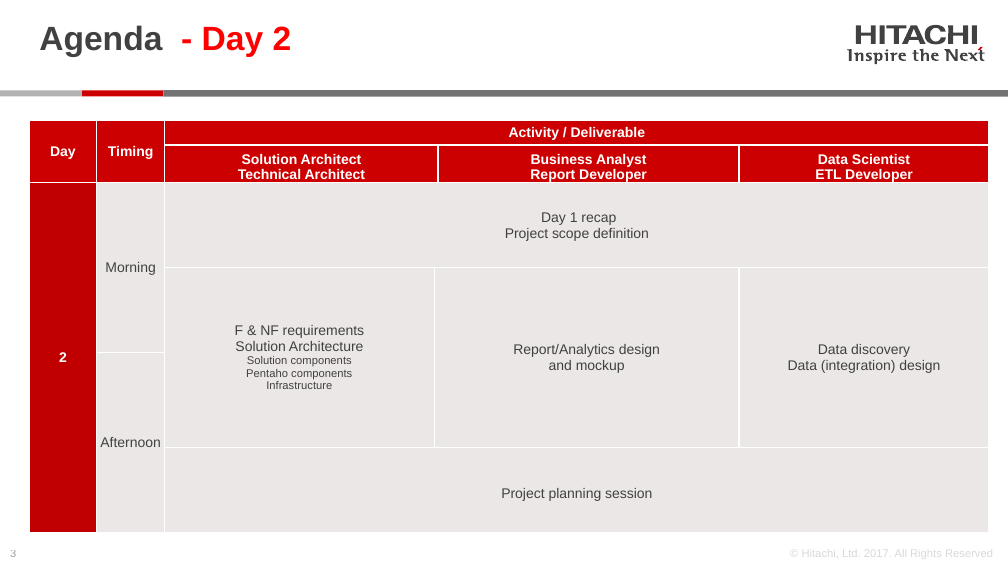
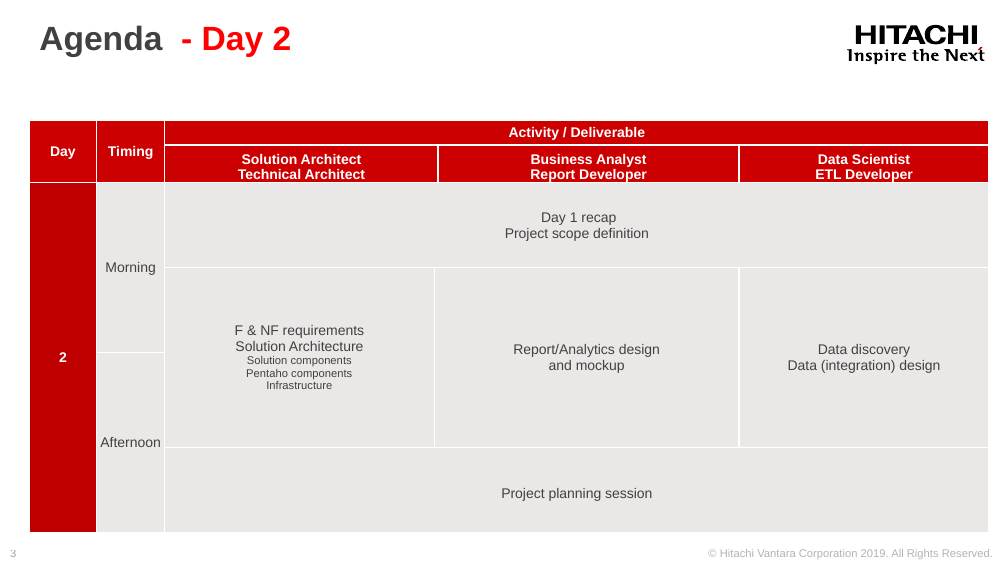
Before and after one commit to jporeilly/Partner-Workshop, a slide deck: slide 3 of Day3/Presentation/Hitachi Vantara - Pentaho Partner - Day 3.pptx. Drawn at 1008x567 pixels with LibreOffice and Linux fonts; fonts in the diff are those of the drawing. Boxes give left, top, right and bottom in pixels: in the first picture for what was removed or moved away, otherwise in the second. Text is boxed around its words. In the diff, an @@ line names an element or a change of style, - is before the commit and + after.

```diff
--- a/Day3/Presentation/Hitachi Vantara - Pentaho Partner - Day 3.pptx
+++ b/Day3/Presentation/Hitachi Vantara - Pentaho Partner - Day 3.pptx
@@ fill #414141 to #000000 in 22 elements at (x1=949, y1=25, x2=969, y2=43), (x1=886, y1=25, x2=906, y2=43), (x1=902, y1=25, x2=925, y2=43), (x1=972, y1=25, x2=977, y2=43), (x1=856, y1=25, x2=876, y2=43), (x1=880, y1=25, x2=885, y2=43), (x1=924, y1=25, x2=946, y2=44), (x1=847, y1=49, x2=852, y2=61), (x1=854, y1=52, x2=863, y2=60), (x1=866, y1=52, x2=872, y2=60), (x1=873, y1=52, x2=883, y2=65), (x1=884, y1=52, x2=888, y2=60), (x1=886, y1=49, x2=889, y2=51), (x1=890, y1=52, x2=897, y2=60), (x1=898, y1=52, x2=906, y2=60), (x1=919, y1=48, x2=928, y2=60), (x1=931, y1=52, x2=939, y2=60), (x1=912, y1=50, x2=918, y2=61), (x1=944, y1=49, x2=958, y2=61), (x1=960, y1=52, x2=968, y2=60), (x1=979, y1=50, x2=985, y2=61), (x1=968, y1=52, x2=978, y2=60) @@
@@ rectangle added at (x1=0, y1=88, x2=1008, y2=106), fill #FFFFFF @@
@@ rectangle removed at (x1=82, y1=91, x2=163, y2=97) @@
@@ text at (x1=720, y1=549, x2=993, y2=559): text changed; text colour #B3B3B3 at 50% opacity to #B3B3B3 @@
-© Hitachi, Ltd. 2017. All Rights Reserved
+© Hitachi Vantara Corporation 2019. All Rights Reserved.
```
Also in this commit, not shown: 8 other slides changed, 4 slides added, 2 other files.
